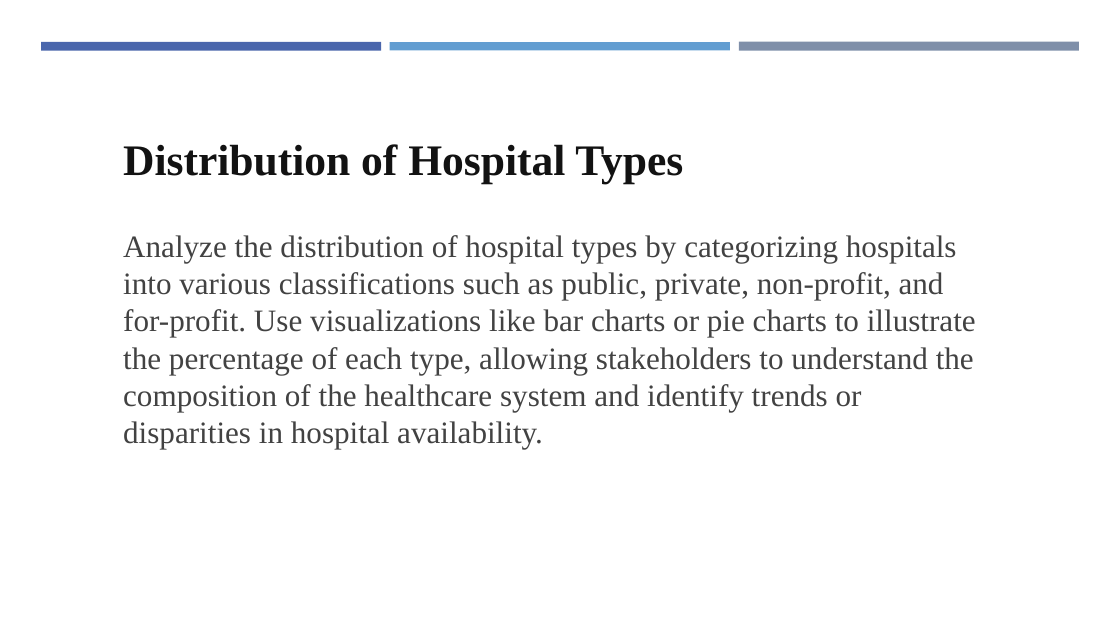
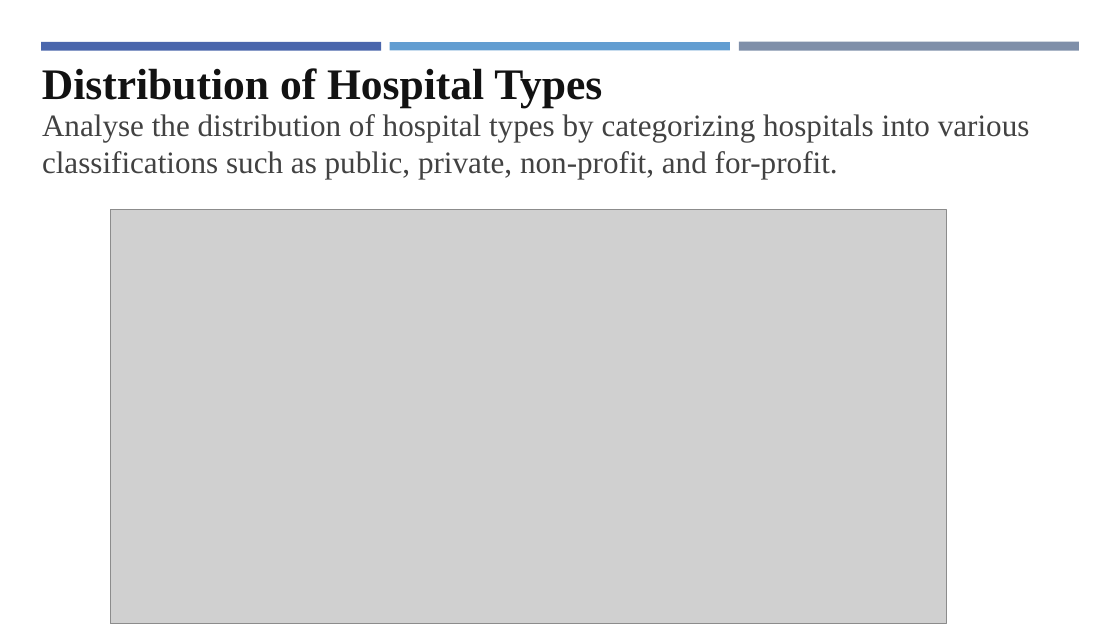
Before and after one commit to kouakoua1/Hospital-Analysis, a slide deck: slide 14 of 5 - Hospital Data Analysis report - Presentation.pptx (slide 24 before the commit). Drawn at 1120x630 pixels with LibreOffice and Linux fonts; fonts in the diff are those of the drawing; grey boxes stand for pictures. Boxes give left, top, right and bottom in pixels: in the first picture for what was removed or moved away, otherwise in the second. Text is boxed around its words. In the diff, an @@ line names an element or a change of style, - is before the commit and + after.

```diff
--- a/5 - Hospital Data Analysis report - Presentation.pptx
+++ b/5 - Hospital Data Analysis report - Presentation.pptx
@@ text "Distribution of Hospital Types": place and size @@
-text "Distribution of Hospital Types" at (123,144,683,183)
+text "Distribution of Hospital Types" at (42,68,602,108)
@@ text at (42,114,1030,179): text changed @@
-Analyze the distribution of hospital types by categorizing hospitals into various classifications such as public, private, non-profit, and for-profit. Use visualizations like bar charts or pie charts to illustrate the percentage of each type, allowing stakeholders to understand the composition of the healthcare system and identify trends or disparities in hospital availability.
+Analyse the distribution of hospital types by categorizing hospitals into various classifications such as public, private, non-profit, and for-profit.
@@ picture added at (110,209,945,624) @@
```
Also in this commit, not shown: 18 other slides changed, 5 slides added, 21 slides removed.
